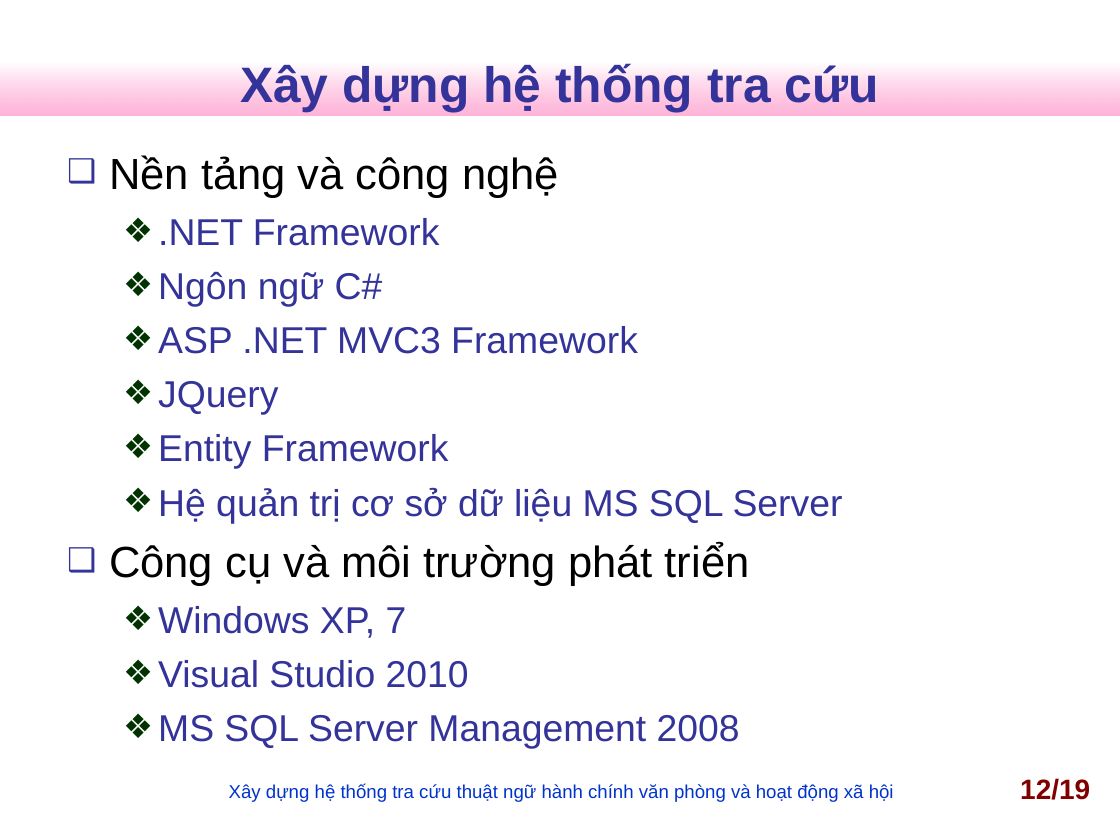
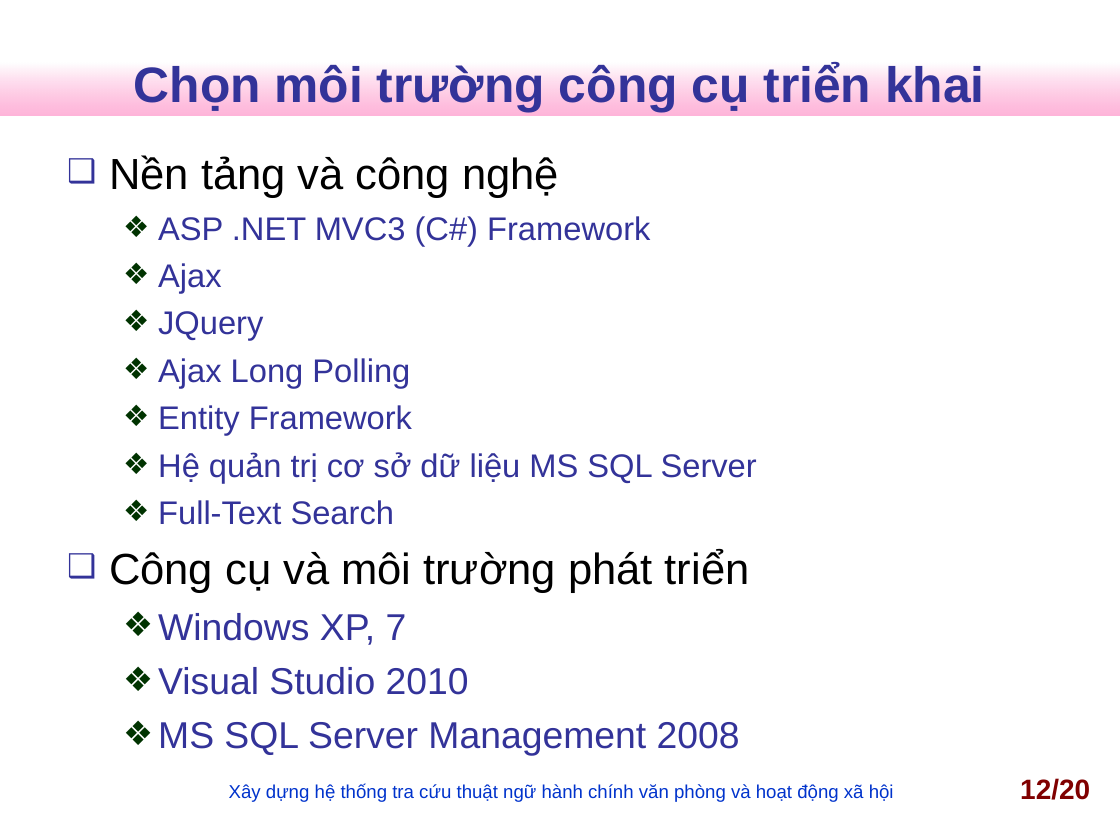
Before and after one commit to nguyentk90/tra-cuu-thuat-ngu-hanh-chinh, a slide deck: slide 12 of Documents/slideN2013.ppt. Drawn at 1120x840 pixels with LibreOffice and Linux fonts; fonts in the diff are those of the drawing; background and template pictures are left out. Boxes give left, top, right and bottom in pixels: in the first picture for what was removed or moved away, otherwise in the second. Text is boxed around its words. In the diff, an @@ line names an element or a change of style, - is before the commit and + after.

```diff
--- a/Documents/slideN2013.ppt
+++ b/Documents/slideN2013.ppt
@@ title at <box>134,62,985,112</box>: text changed @@
-Xây dựng hệ thống tra cứu
+Chọn môi trường công cụ triển khai
@@ text at <box>158,216,650,293</box>: text changed; size 24 to 21 pt @@
-  ❖ .NET Framework
-  ❖ Ngôn ngữ C#
-  ❖ ASP .NET MVC3 Framework
+  ❖ ASP .NET MVC3 (C#) Framework
+  ❖ Ajax
@@ text at <box>158,311,757,483</box>: size 24 to 21 pt in "JQuery", "Entity Framework", "Hệ quản trị cơ sở dữ liệu ..." @@
@@ text at <box>158,358,410,388</box>: paragraph added @@
+  ❖ Ajax Long Polling
@@ text at <box>158,500,394,525</box>: paragraph added @@
+  ❖ Full-Text Search
@@ page number at <box>1020,778,1090,800</box>: text changed @@
-12/19
+12/20
```
Also in this commit, not shown: 12 other slides changed, 1 slide added, 2 other files.
